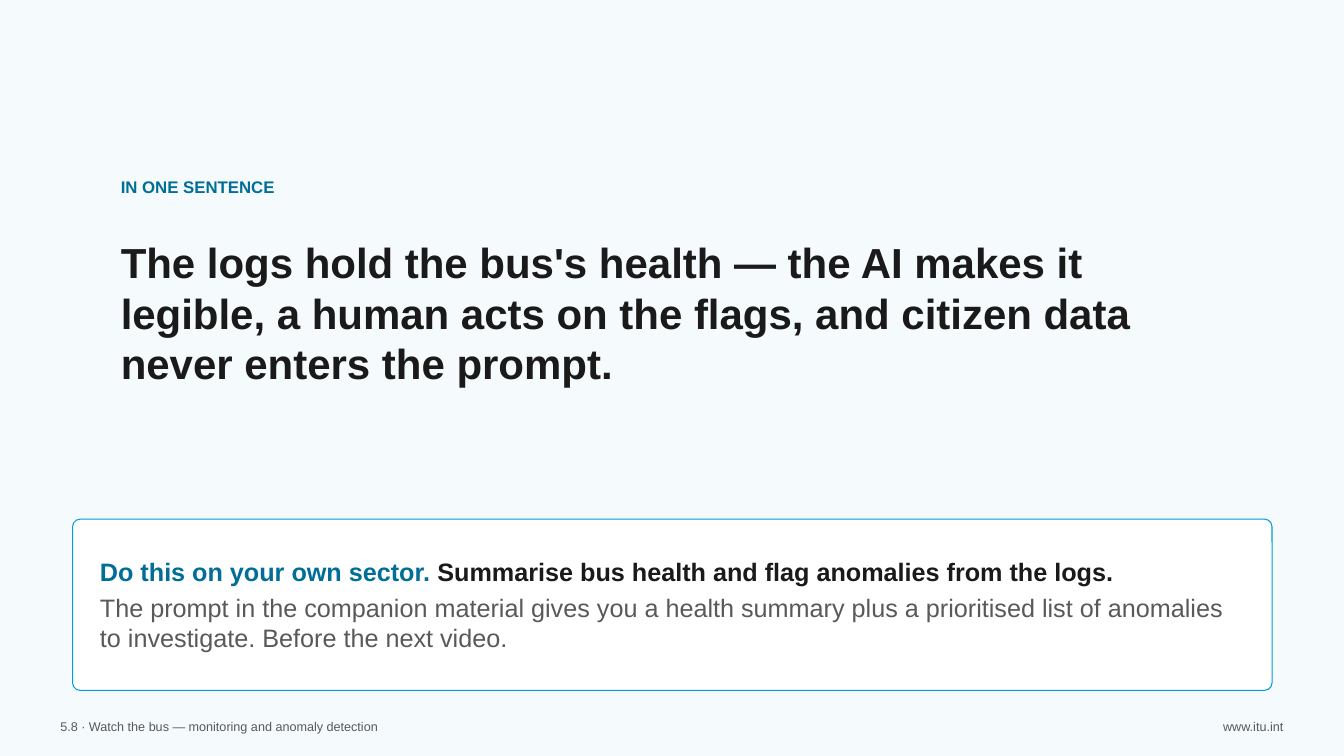
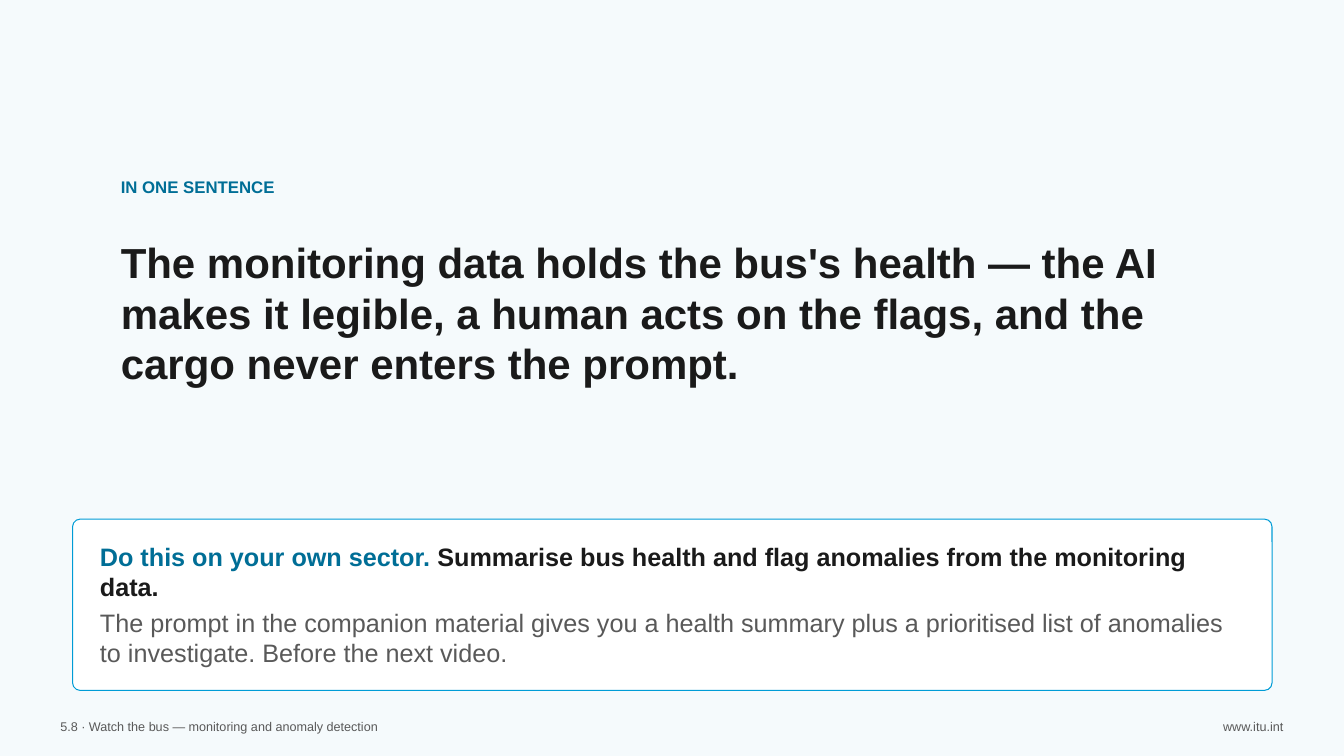
Before and after one commit to aarelaponin/geatdm-framework, a slide deck: slide 72 of 10-Knowledge-Products/KP2-GIF/videos/module_5/en/decks/KP2_M5_Deck_v0.3.pptx (slide 73 before the commit). Drawn at 1344x756 pixels with LibreOffice and Linux fonts; fonts in the diff are those of the drawing. Boxes give left, top, right and bottom in pixels: in the first picture for what was removed or moved away, otherwise in the second. Text is boxed around its words. In the diff, an @@ line names an element or a change of style, - is before the commit and + after.

```diff
--- a/10-Knowledge-Products/KP2-GIF/videos/module_5/en/decks/KP2_M5_Deck_v0.3.pptx
+++ b/10-Knowledge-Products/KP2-GIF/videos/module_5/en/decks/KP2_M5_Deck_v0.3.pptx
@@ text at [121, 247, 1157, 388]: text changed @@
-The logs hold the bus's health — the AI makes it legible, a human acts on the flags, and citizen data never enters the prompt.
+The monitoring data holds the bus's health — the AI makes it legible, a human acts on the flags, and the cargo never enters the prompt.
@@ text in rounded rectangle at [100, 547, 1185, 597]: text changed @@
-Do this on your own sector. Summarise bus health and flag anomalies from the logs.
+Do this on your own sector. Summarise bus health and flag anomalies from the monitoring data.
```
Also in this commit, not shown: 5 other slides changed, 1 slide removed, 16 other files.
